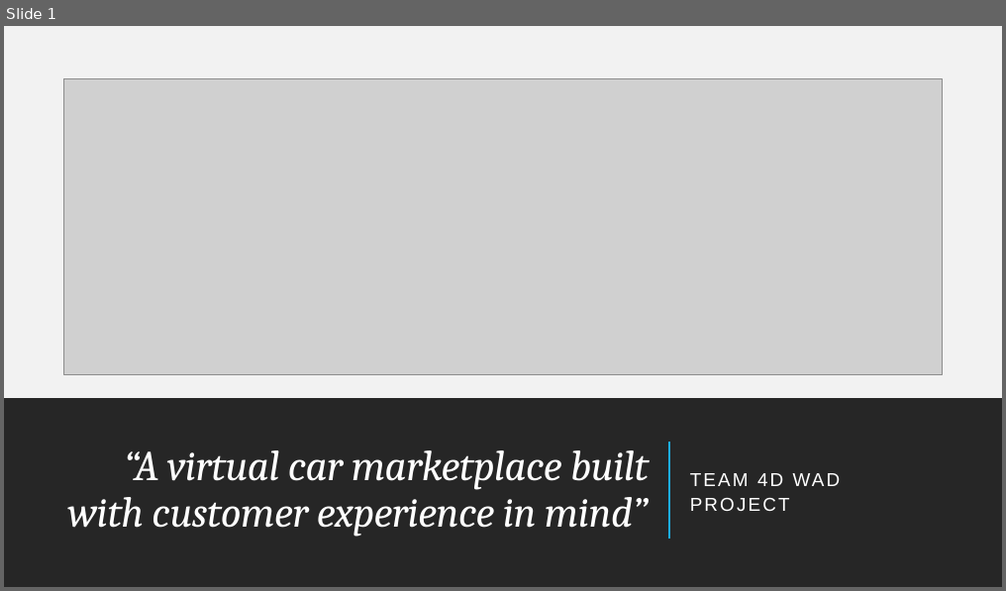
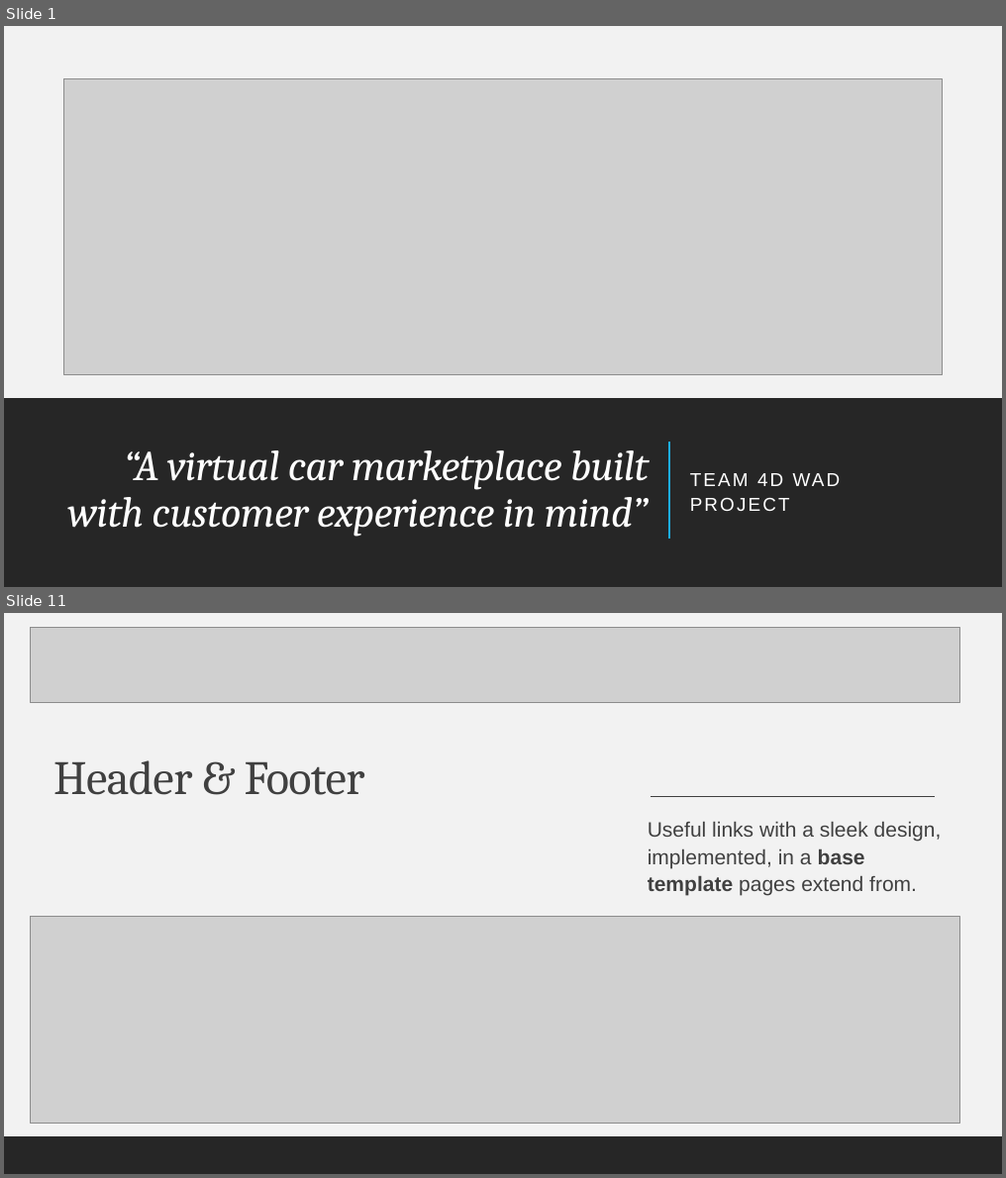
Before and after one commit to AndreiGhita2002/WAD_Car_Market, a slide deck: Presentation.pptx. Shown one above the other, each under a label of ours: slide 1 before the commit, slides 1 and 11 after it; the slides between them are not shown. The pictures are 1006x591 and 1006x1178 pixels, drawn with LibreOffice and Linux fonts; fonts in the diff are those of the drawing; grey boxes stand for pictures. Boxes give left, top, right and bottom in pixels: in the first picture for what was removed or moved away, otherwise in the second. Text is boxed around its words. In the diff, an @@ line names an element or a change of style, - is before the commit and + after.

```diff
--- a/Presentation.pptx
+++ b/Presentation.pptx
@@ slide 11 added at box(4, 613, 1002, 1174), background #F2F2F2 @@
@@ rectangle added at box(4, 613, 1002, 1174), fill #F2F2F2 @@
@@ picture added at box(30, 627, 960, 703) @@
@@ title added at box(54, 761, 365, 795), 46 pt, text #404040 @@
+Header & Footer
@@ line added from (650, 797) to (936, 797), #404040 1 pt @@
@@ text added at box(648, 821, 942, 896), 20 pt, text #404040 @@
+Useful links with a sleek design, implemented, in a base template pages extend from.
@@ picture added at box(30, 917, 960, 1124) @@
@@ rectangle added at box(4, 1137, 1002, 1174), fill #262626 @@
```
Also in this commit, not shown: 5 slides changed, 7 other slides added, 3 other files.
